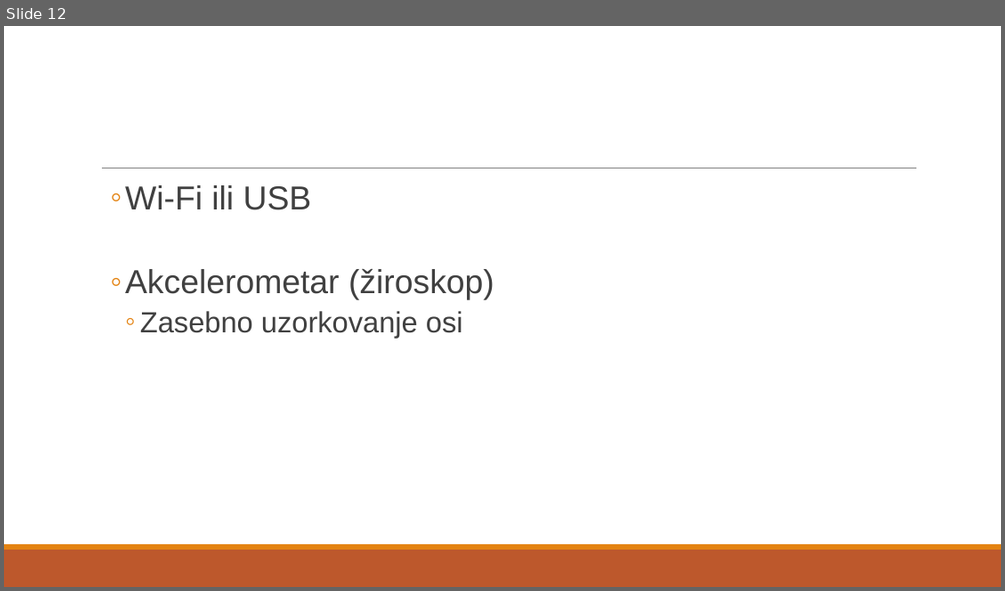
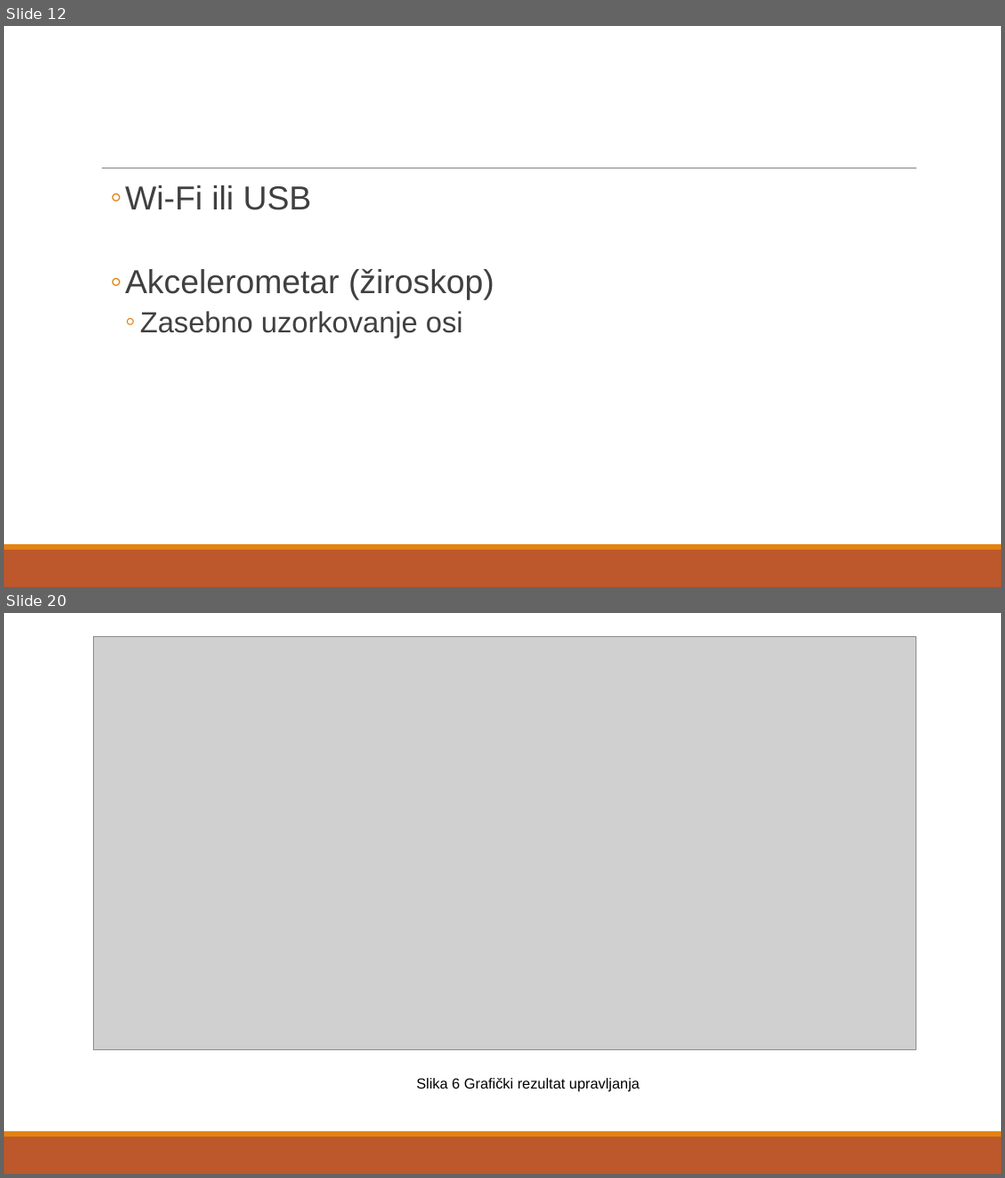
Before and after one commit to PiErr0r/DC_control, a slide deck: Upravljanje koračnim motorom korištenjem myRio upravljačke platforme.pptx. Shown one above the other, each under a label of ours: slide 12 before the commit, slides 12 and 20 after it; the slides between them are not shown. The pictures are 1005x591 and 1005x1178 pixels, drawn with LibreOffice and Linux fonts; fonts in the diff are those of the drawing; grey boxes stand for pictures. Boxes give left, top, right and bottom in pixels: in the first picture for what was removed or moved away, otherwise in the second. Text is boxed around its words. In the diff, an @@ line names an element or a change of style, - is before the commit and + after.

```diff
--- a/Upravljanje koračnim motorom korištenjem myRio upravljačke platforme.pptx
+++ b/Upravljanje koračnim motorom korištenjem myRio upravljačke platforme.pptx
@@ slide 20 added at [4, 613, 1001, 1174], background #FFFFFF; not listed: 3 template elements that a slide beside it also shows @@
@@ picture added at [94, 636, 916, 1050] @@
@@ text added at [416, 1078, 639, 1092], 14 pt, text #000000 @@
+Slika 6 Grafički rezultat upravljanja
```
Also in this commit, not shown: 6 slides changed, 6 other slides added.
